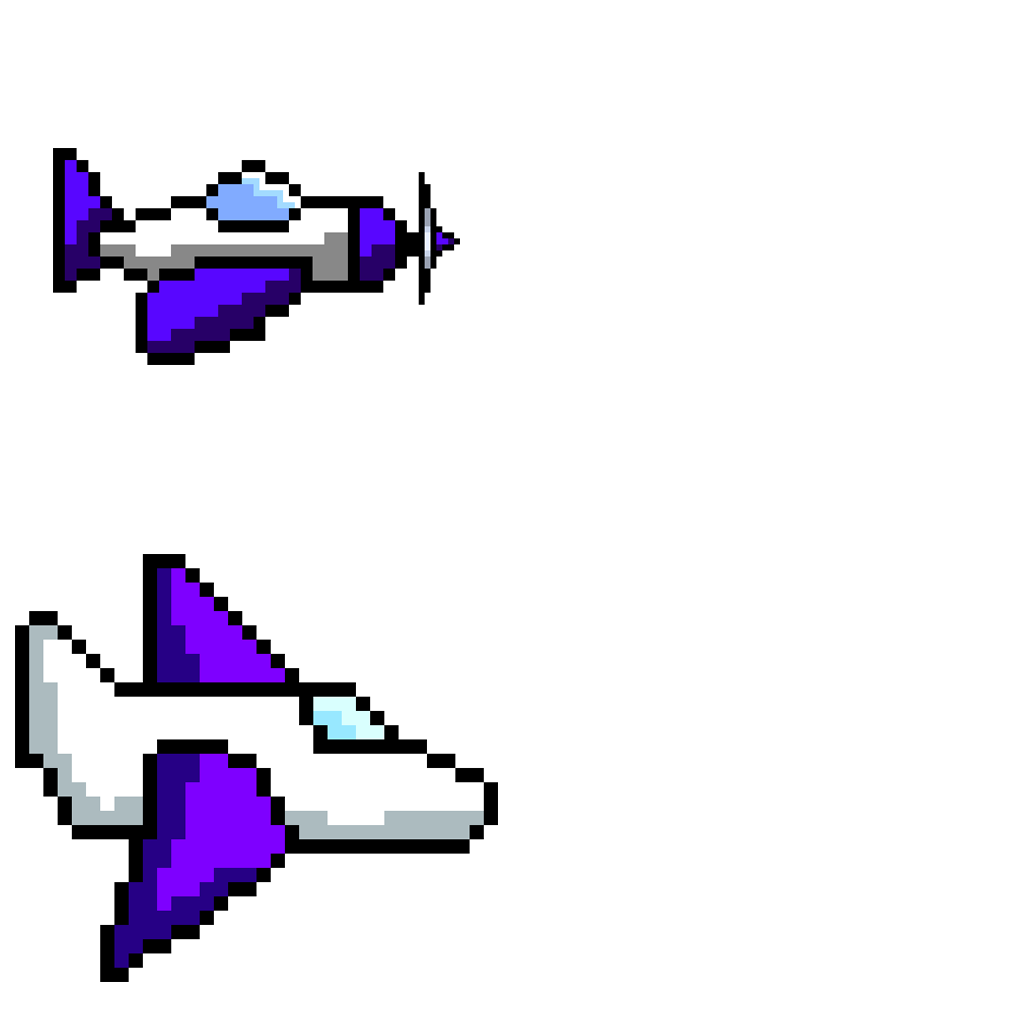
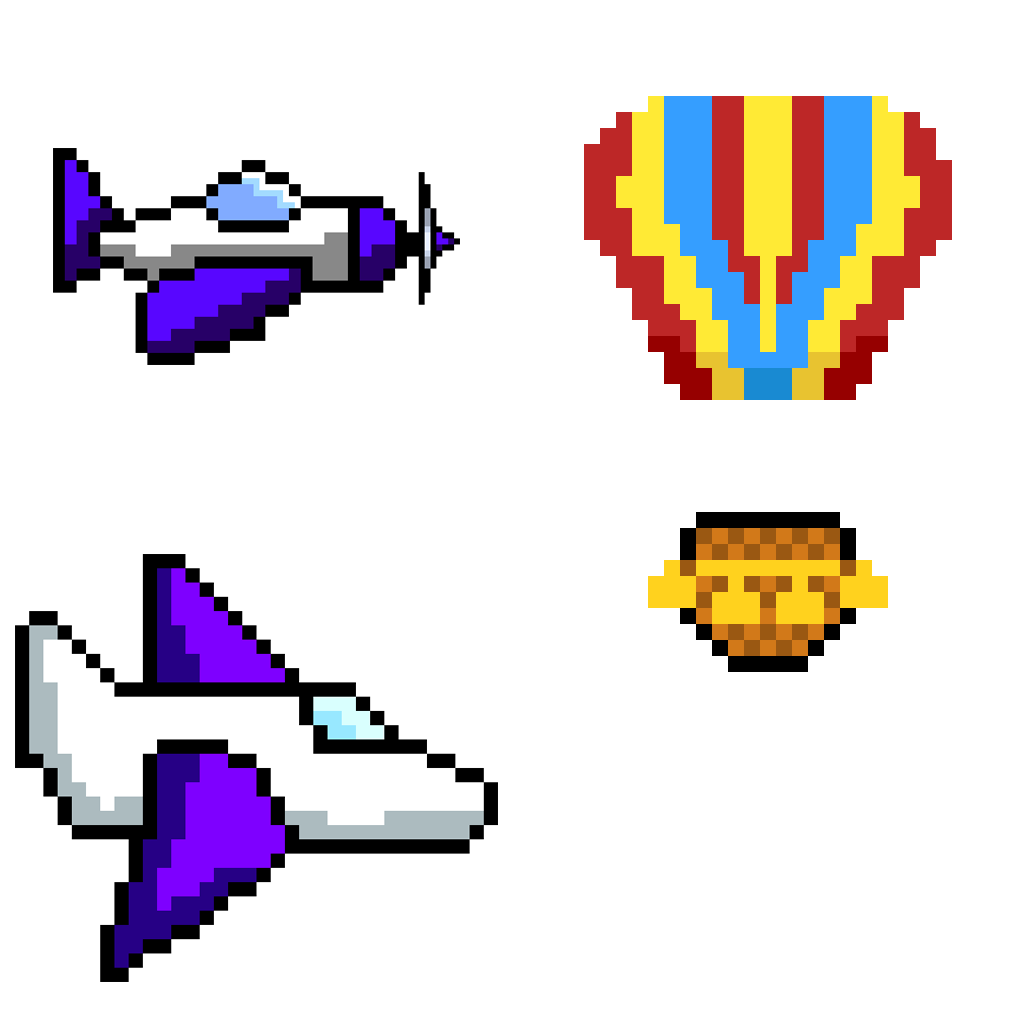
Revision of a layered 1024px x 1024px image; what changed, layer by layer:
added layer "Capa 4" above "Capa 3" over [584, 96, 952, 672]
